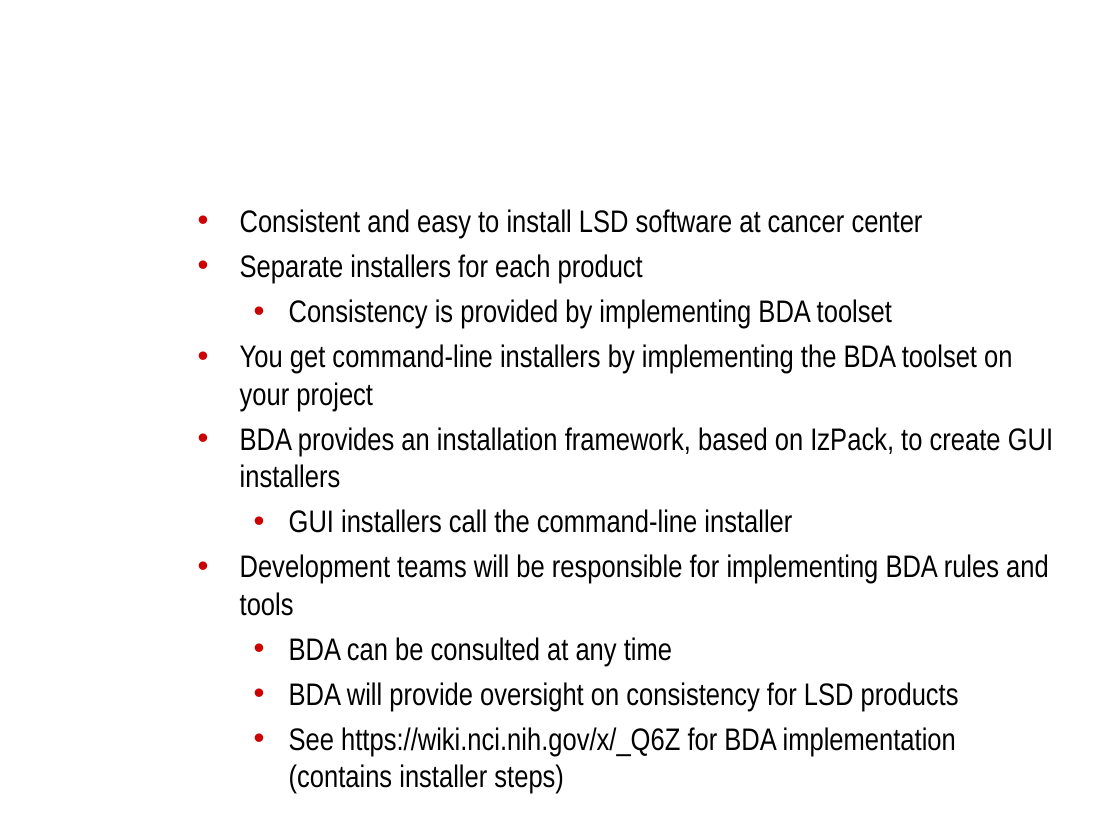
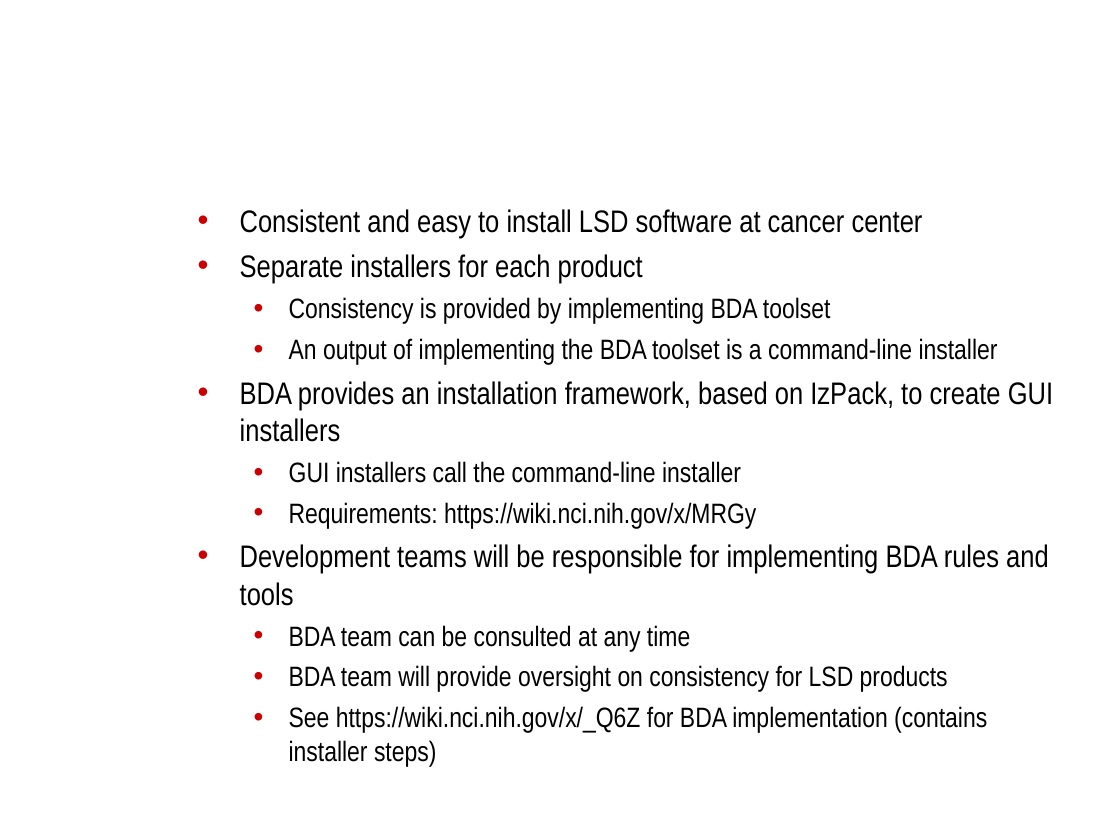
Before and after one commit to NCIP/automation, a slide deck: slide 11 of docs/roadmap/bda-overview-lsdpm.ppt. Drawn at 1120x840 pixels with LibreOffice and Linux fonts; fonts in the diff are those of the drawing; background and template pictures are left out. Boxes give left, top, right and bottom in pixels: in the first picture for what was removed or moved away, otherwise in the second. Text is boxed around its words. In the diff, an @@ line names an element or a change of style, - is before the commit and + after.

Commit message:
Former-commit-id: f53437e3158335eae93f179c6277872b46f464c2

```diff
--- a/docs/roadmap/bda-overview-lsdpm.ppt
+++ b/docs/roadmap/bda-overview-lsdpm.ppt
@@ text at (289, 297, 987, 766): size 20 to 18 pt in "Consistency is provided by implementing BDA toolset", "GUI installers call the command-line installer", "See https://wiki.nci.nih.gov/x/_Q6Z for BDA implementation ( ..." @@
@@ text at (289, 338, 998, 365): text changed; size 20 to 18 pt @@
-• You get command-line installers by implementing the BDA toolset on your project
+  • An output of implementing the BDA toolset is a command-line installer
@@ text at (289, 502, 756, 528): paragraph added @@
+  • Requirements: https://wiki.nci.nih.gov/x/MRGy
@@ text at (289, 625, 948, 692): text changed; size 20 to 18 pt @@
-  • BDA can be consulted at any time
-  • BDA will provide oversight on consistency for LSD products
+  • BDA team can be consulted at any time
+  • BDA team will provide oversight on consistency for LSD products
```
